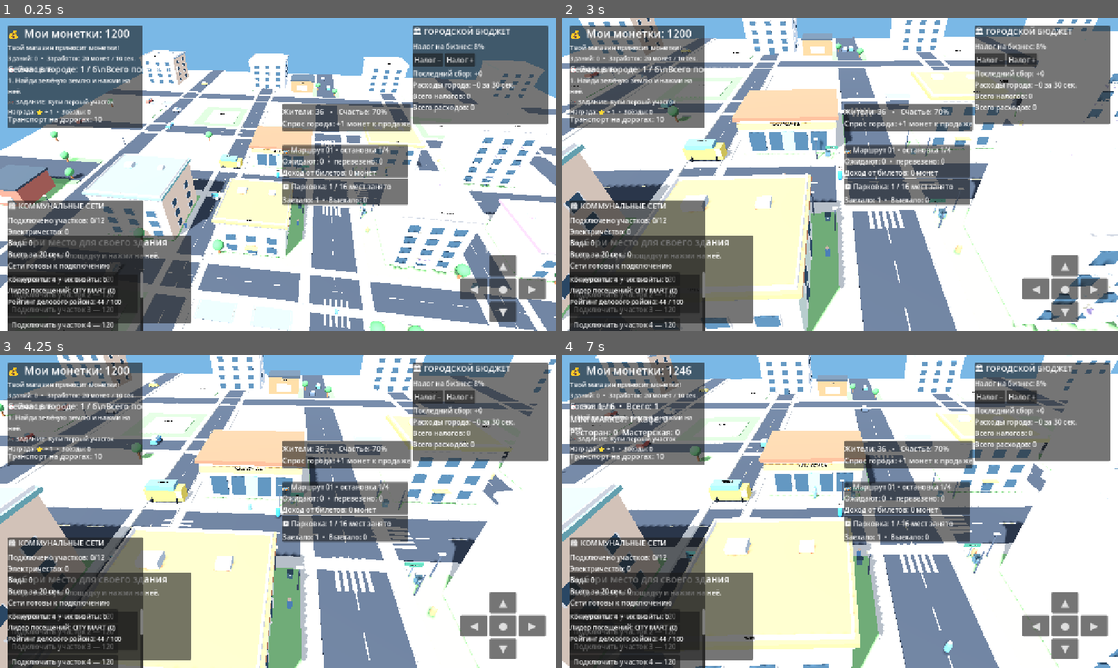
Above: before the commit, frames 1-4 (two rows, left to right).
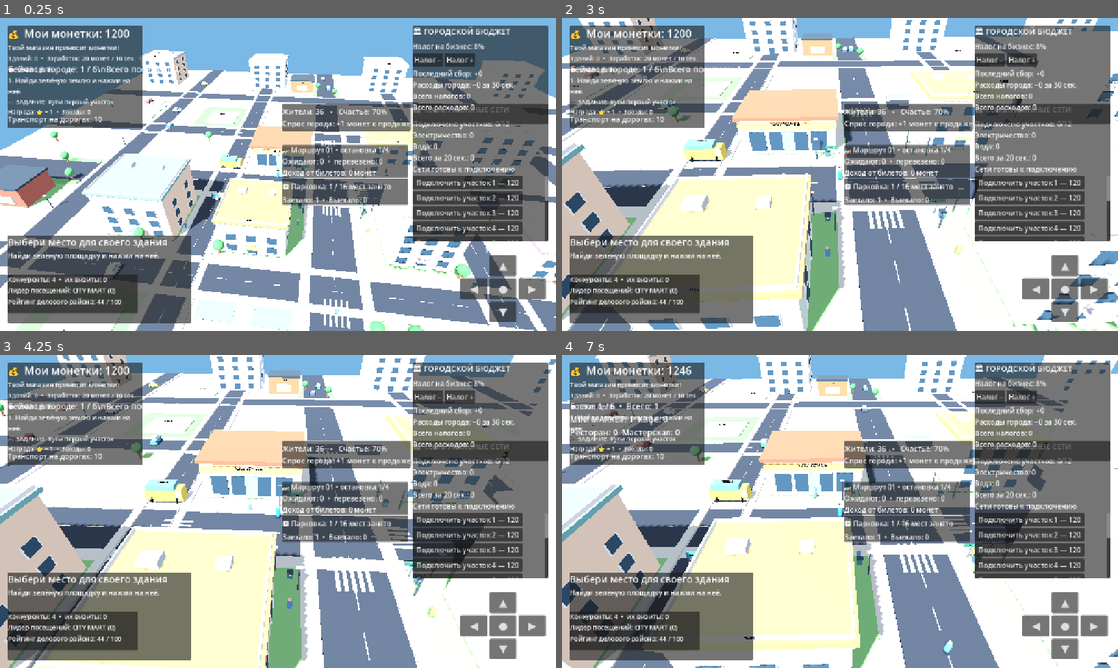
Above: after the commit, the same moments.

Repository: uchihabaha05-del/MINI-WORLD-TYCOON
Game: Godot game, scene res://scenes/Main.tscn
The game is run twice, just before and just after one commit, with the same random seed, the same clock (stepped at 60 frames per second) and the same inputs.
Inputs (mouse positions are in pixels of both pictures, inside the frame that each line leads up to):
- Up to frame 1 (0.25 s): no input
- Up to frame 2 (3 s): move the mouse to (962, 158) at 0.52 s; hold D 0.53-1.28 s; click (962, 158) at 0.67 s; move the mouse to (728, 190) at 1.27 s; hold S 1.28-2.03 s; move the mouse to (895, 105) at 2.02 s; hold D 2.03-2.78 s; move the mouse to (812, 237) at 2.77 s; hold W from 2.78 s (still down); click (812, 237) at 2.92 s
- Up to frame 3 (4.25 s): move the mouse to (444, 558) at 3.52 s; release W at 3.53 s; hold A from 3.53 s (still down)
- Up to frame 4 (7 s): move the mouse to (673, 464) at 4.27 s; move the mouse to (867, 511) at 5.02 s; release A at 5.03 s; hold S 5.03-5.78 s; click (867, 511) at 5.17 s; move the mouse to (756, 433) at 5.77 s; hold D 5.78-6.53 s; move the mouse to (962, 495) at 6.52 s; hold W from 6.53 s (still down)

The runs differ from the first frame. In frame 1, 19% of the frame differs, in the area x 1-99%, y 27-100%; in frame 2, 19%; in frame 3, 18%; in frame 4, 18%.

Commit message:
Improve mobile HUD layout and reduce overexposed city lighting

Diff:
--- a/scripts/city_utilities.gd
+++ b/scripts/city_utilities.gd
@@ -38,12 +38,13 @@
 	var panel := PanelContainer.new()
 	panel.anchor_left = 0.0
 	panel.anchor_top = 0.0
-	panel.anchor_right = 0.0
 	panel.anchor_bottom = 0.0
-	panel.offset_left = 18
-	panel.offset_top = 420
-	panel.offset_right = 330
-	panel.offset_bottom = 560
+	panel.anchor_left = 1.0
+	panel.anchor_right = 1.0
+	panel.offset_left = -330
+	panel.offset_top = 198
+	panel.offset_right = -18
+	panel.offset_bottom = 338
 	layer.add_child(panel)
 	var content := VBoxContainer.new()
 	panel.add_child(content)
